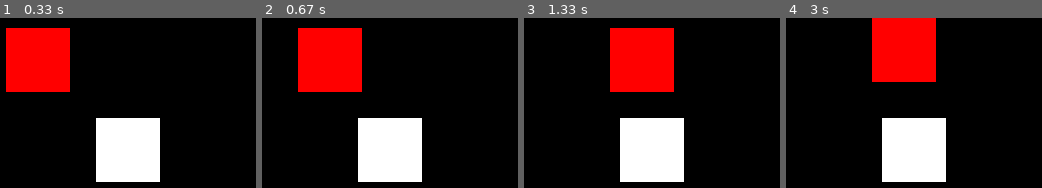
Above: before the commit, frames 1-4 (left to right).
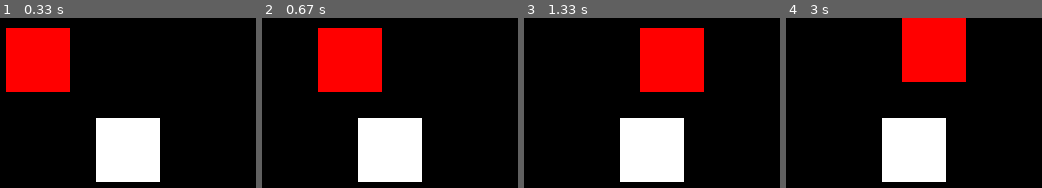
Above: after the commit, the same moments.

Repository: benedekhalaj/pygame-roguelike
Game: pygame game, started from play.py
Two runs of this game, one before a commit and one after it. Both use one fixed random seed, a clock stepped at 60 frames per second and the inputs below.
Inputs:
- Up to frame 1 (0.33 s): no input
- Up to frame 2 (0.67 s): hold Shift from 0.33 s (still down); hold Right from 0.33 s (still down)
- Up to frame 3 (1.33 s): release Shift at 0.8 s; release Right at 0.8 s; hold Right 0.83-1.3 s
- Up to frame 4 (3 s): hold Up 1.33-1.63 s; hold Right 1.67-2.13 s; hold Left 2.17-2.7 s; hold Down from 2.73 s (still down)

Frame 1 is identical in both runs. In frame 2, 5.9% of the frame differs, in the area x 14-47%, y 5-44%; in frame 3, 8.8%, in the area x 33-71%, y 5-44%; in frame 4, 8.8%.

Commit message:
Player Model: Add methods
Util: Add hitbox class

Diff:
--- a/controller/player_controller.py
+++ b/controller/player_controller.py
@@ -11,12 +11,16 @@
     keys = view.get_input()
 
     if keys[pygame.K_LEFT]:
-        player.x -= player.velocity
+        player.move_left()
     if keys[pygame.K_RIGHT]:
-        player.x += player.velocity
+        player.move_right()
     if keys[pygame.K_UP]:
-        player.y -= player.velocity
+        player.move_up()
     if keys[pygame.K_DOWN]:
-        player.y += player.velocity
+        player.move_down()
+    if keys[pygame.K_LSHIFT]:
+        player.sprint()
+    else:
+        player.walk()
 
     return player
--- a/model/items/items.py
+++ b/model/items/items.py
@@ -8,3 +8,4 @@
         self.y = position[1]
         self.width = position[2]
         self.height = position[3]
+        self.hitbox = util.Hitbox([self.x, self.x + self.width, self.y + self.height, self.x + self.width + self.height])
--- a/model/player/player.py
+++ b/model/player/player.py
@@ -10,3 +10,22 @@
         self.width = 64
         self.height = 64
         self.velocity = 10
+        self.hitbox = util.Hitbox([self.x, self.x + self.width, self.y + self.height, self.x + self.width + self.height])
+
+    def move_up(self):
+        self.y -= self.velocity
+
+    def move_down(self):
+        self.y += self.velocity
+
+    def move_left(self):
+        self.x -= self.velocity
+
+    def move_right(self):
+        self.x += self.velocity
+
+    def sprint(self):
+        self.velocity = 20
+
+    def walk(self):
+        self.velocity = 10
--- a/model/util.py
+++ b/model/util.py
@@ -0,0 +1,6 @@
+class Hitbox():
+    def __init__(self, hitbox):
+        self.a = hitbox[0]
+        self.b = hitbox[1]
+        self.c = hitbox[2]
+        self.d = hitbox[3]
